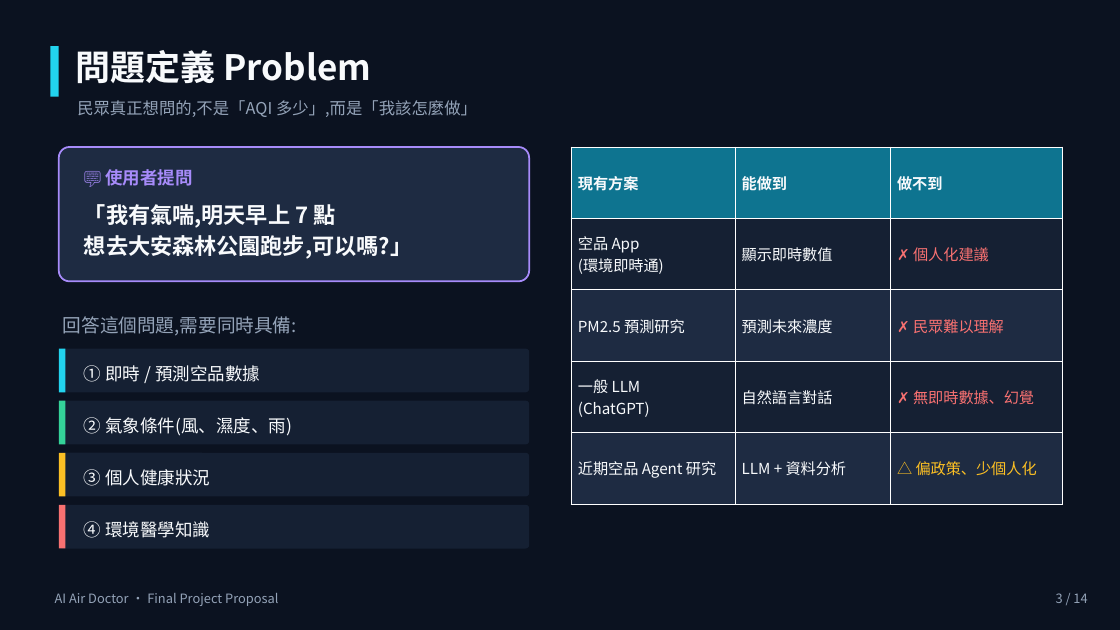
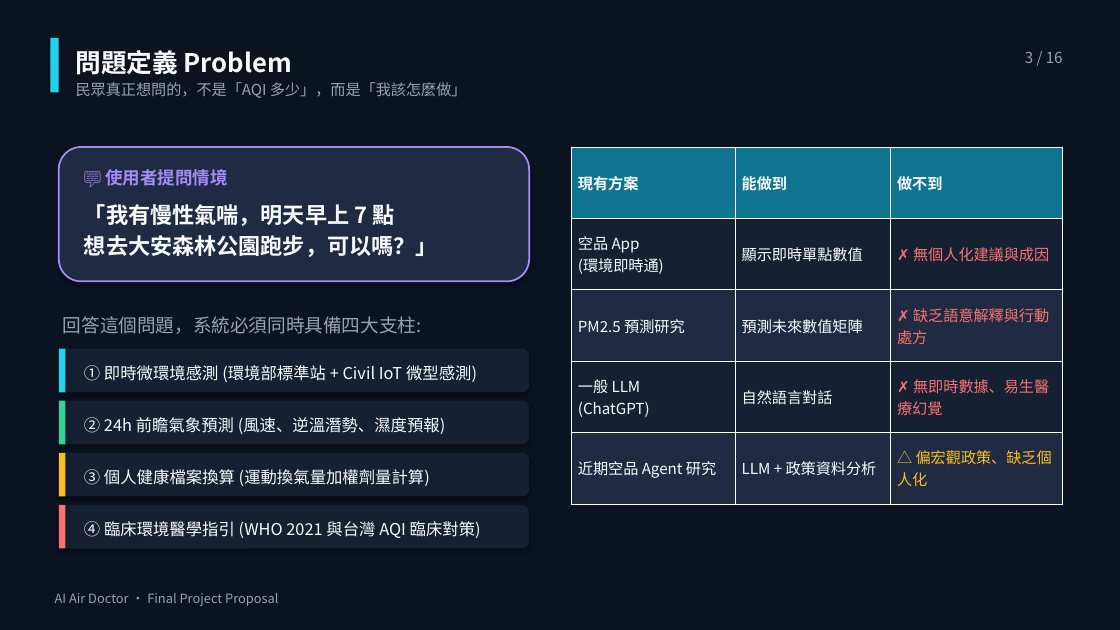
Before and after one commit to aghoniln/IOT_group_proposal, a slide deck: slide 3 of docs/Proposal_AI_Air_Doctor.pptx. Drawn at 1120x630 pixels with LibreOffice and Linux fonts; fonts in the diff are those of the drawing. Boxes give left, top, right and bottom in pixels: in the first picture for what was removed or moved away, otherwise in the second. Text is boxed around its words. In the diff, an @@ line names an element or a change of style, - is before the commit and + after.

```diff
--- a/docs/Proposal_AI_Air_Doctor.pptx
+++ b/docs/Proposal_AI_Air_Doctor.pptx
@@ background #0B1220 to #FFFFFF @@
@@ rectangle added at [0, 0, 1120, 630], fill #0B1220 @@
@@ shadow on in 5 elements at [59, 349, 66, 392], [59, 401, 66, 444], [59, 453, 66, 497], [59, 505, 66, 549], [50, 38, 59, 92] @@
@@ rectangle: place and size @@
-rectangle at [50, 46, 59, 97]
+rectangle at [50, 38, 59, 92]
@@ text "問題定義 Problem" at [76, 50, 292, 75]: size 30 to 22 pt @@
@@ text added at [1025, 52, 1063, 63], 13 pt, text #94A3B8 @@
+3 / 16
@@ text at [76, 82, 467, 98]: text changed; size 14 to 13 pt @@
-民眾真正想問的,不是「AQI 多少」,而是「我該怎麼做」
+民眾真正想問的，不是「AQI 多少」，而是「我該怎麼做」
@@ table at [571, 147, 1063, 504] @@
-row 2, column 2: 顯示即時數值
+row 2, column 2: 顯示即時單點數值
-row 2, column 3: ✗ 個人化建議
+row 2, column 3: ✗ 無個人化建議與成因
-row 3, column 2: 預測未來濃度
+row 3, column 2: 預測未來數值矩陣
-row 3, column 3: ✗ 民眾難以理解
+row 3, column 3: ✗ 缺乏語意解釋與行動處方
-row 4, column 3: ✗ 無即時數據、幻覺
+row 4, column 3: ✗ 無即時數據、易生醫療幻覺
-row 5, column 2: LLM + 資料分析
+row 5, column 2: LLM + 政策資料分析
-row 5, column 3: △ 偏政策、少個人化
+row 5, column 3: △ 偏宏觀政策、缺乏個人化
@@ text at [105, 169, 227, 186]: text changed @@
-💬 使用者提問
+💬 使用者提問情境
@@ text at [84, 201, 438, 257]: text changed @@
-「我有氣喘,明天早上 7 點
-想去大安森林公園跑步,可以嗎?」
+「我有慢性氣喘，明天早上 7 點
+想去大安森林公園跑步，可以嗎？」
@@ text at [63, 316, 422, 334]: text changed @@
-回答這個問題,需要同時具備:
+回答這個問題，系統必須同時具備四大支柱:
@@ text at [84, 365, 477, 382]: text changed; size 15 to 14 pt @@
-① 即時 / 預測空品數據
+① 即時微環境感測 (環境部標準站 + Civil IoT 微型感測)
@@ text at [84, 417, 446, 434]: text changed; size 15 to 14 pt @@
-② 氣象條件(風、濕度、雨)
+② 24h 前瞻氣象預測 (風速、逆溫潛勢、濕度預報)
@@ text at [84, 469, 430, 486]: text changed; size 15 to 14 pt @@
-③ 個人健康狀況
+③ 個人健康檔案換算 (運動換氣量加權劑量計算)
@@ shadow on; proportions changed in 5 elements at [59, 147, 529, 281], [59, 349, 529, 392], [59, 401, 529, 444], [59, 453, 529, 497], [59, 505, 529, 549] @@
@@ text at [84, 521, 481, 538]: text changed; size 15 to 14 pt @@
-④ 環境醫學知識
+④ 臨床環境醫學指引 (WHO 2021 與台灣 AQI 臨床對策)
@@ text removed at [1056, 593, 1087, 603] @@
-3 / 14
```
Also in this commit, not shown: 9 other slides changed, 6 slides added, 4 slides removed, 7 other files.
